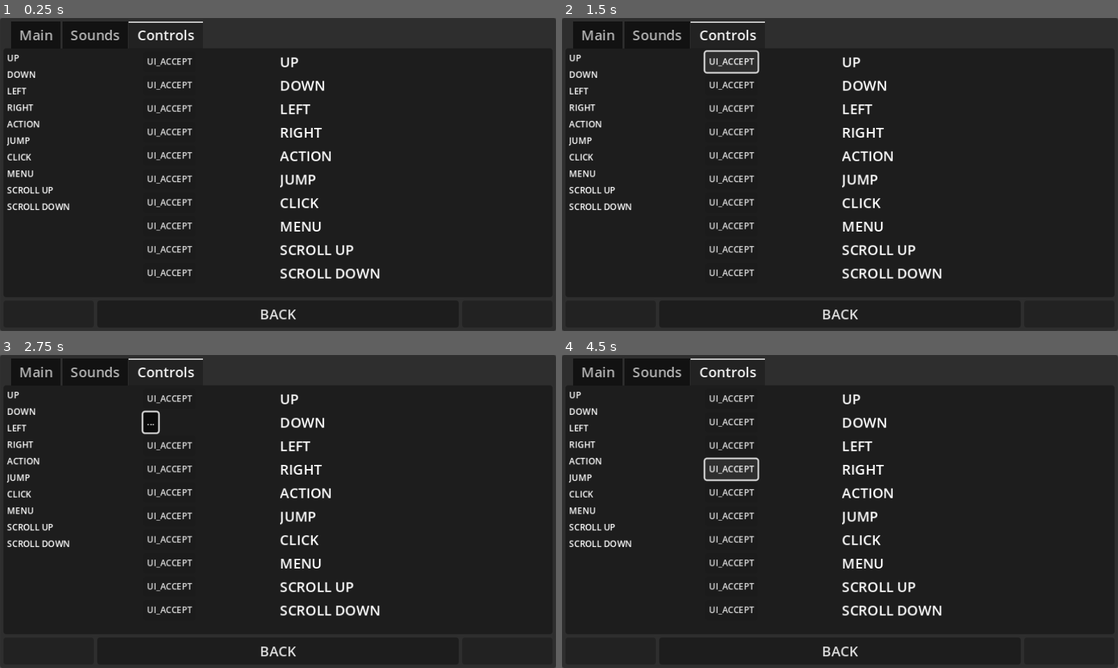
Above: before the commit, frames 1-4 (two rows, left to right).
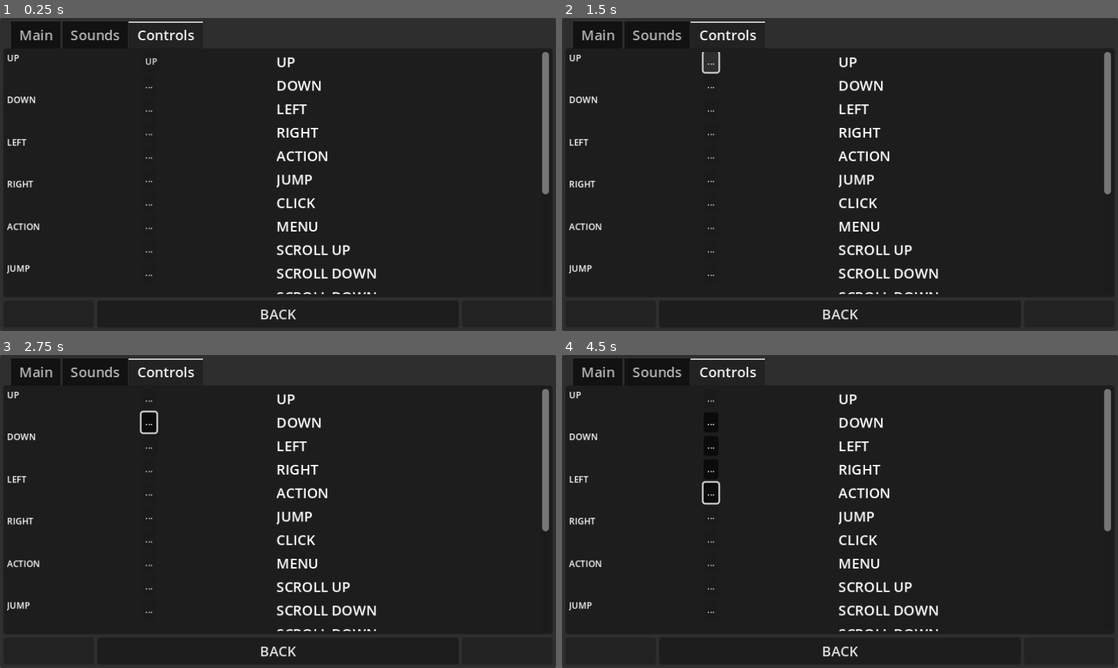
Above: after the commit, the same moments.

Repository: PlayDieRepeat/gmtk_2024
Game: Godot game, scene res://scenes/menus/options_menu.tscn
Same seed, same stepped clock (60 frames per second), same inputs: the game is played once before the commit and once after it. This scene is started directly instead of the project's main scene. Sound files missing from this copy of the repository are replaced by a short silence.
Inputs:
- Up to frame 1 (0.25 s): no input
- Up to frame 2 (1.5 s): click "UI_ACCEPT" (after the commit: "UP") at 0.5 s; click "..." at 1.25 s
- Up to frame 3 (2.75 s): click "UI_ACCEPT" (after the commit: "...") at 2 s
- Up to frame 4 (4.5 s): click "..." at 2.75 s; click "UI_ACCEPT" (after the commit: "...") at 3.5 s; click "..." at 4.25 s

The runs differ from the first frame. In frame 1, 4.9% of the frame differs, in the area x 1-99%, y 10-89%; in frame 2, 5.1%; in frame 3, 4.9%; in frame 4, 5.3%.
Error in both runs: Assertion failed: There was a problem trying to make a directory!! (res://scripts/_autoloads/elephant.gd:51)

Commit message:
Trying to tie in Brainiac with the options menu

Diff:
--- a/scenes/menus/options_menu.tscn
+++ b/scenes/menus/options_menu.tscn
@@ -64,220 +64,262 @@
 theme_override_constants/margin_right = 4
 theme_override_constants/margin_bottom = 4
 
-[node name="ControlsHBox" type="HBoxContainer" parent="Center/ARC/MarginContainer/MainVBox/Tabs/ControlsOptionsPanel/MarginContainer"]
-layout_mode = 2
-
-[node name="ScrollContainer" type="ScrollContainer" parent="Center/ARC/MarginContainer/MainVBox/Tabs/ControlsOptionsPanel/MarginContainer/ControlsHBox"]
-layout_mode = 2
-size_flags_horizontal = 3
-size_flags_stretch_ratio = 0.25
-
-[node name="KnMVBoxActions" type="VBoxContainer" parent="Center/ARC/MarginContainer/MainVBox/Tabs/ControlsOptionsPanel/MarginContainer/ControlsHBox/ScrollContainer"]
-layout_mode = 2
-size_flags_horizontal = 3
-size_flags_stretch_ratio = 0.25
-
-[node name="UPKnMLabel" type="RichTextLabel" parent="Center/ARC/MarginContainer/MainVBox/Tabs/ControlsOptionsPanel/MarginContainer/ControlsHBox/ScrollContainer/KnMVBoxActions"]
+[node name="ScrollContainer" type="ScrollContainer" parent="Center/ARC/MarginContainer/MainVBox/Tabs/ControlsOptionsPanel/MarginContainer"]
+layout_mode = 2
+size_flags_horizontal = 3
+size_flags_stretch_ratio = 0.25
+
+[node name="ControlsHBox" type="HBoxContainer" parent="Center/ARC/MarginContainer/MainVBox/Tabs/ControlsOptionsPanel/MarginContainer/ScrollContainer"]
+layout_mode = 2
+size_flags_horizontal = 3
+size_flags_vertical = 3
+
+[node name="KnMVBoxActions" type="VBoxContainer" parent="Center/ARC/MarginContainer/MainVBox/Tabs/ControlsOptionsPanel/MarginContainer/ScrollContainer/ControlsHBox"]
+layout_mode = 2
+size_flags_horizontal = 3
+size_flags_stretch_ratio = 0.25
+
+[node name="UPKnMLabel" type="RichTextLabel" parent="Center/ARC/MarginContainer/MainVBox/Tabs/ControlsOptionsPanel/MarginContainer/ScrollContainer/ControlsHBox/KnMVBoxActions"]
 layout_mode = 2
 size_flags_vertical = 3
 theme_override_font_sizes/normal_font_size = 10
 text = "UP"
 fit_content = true
 
-[node name="DOWNKnMLabel" type="RichTextLabel" parent="Center/ARC/MarginContainer/MainVBox/Tabs/ControlsOptionsPanel/MarginContainer/ControlsHBox/ScrollContainer/KnMVBoxActions"]
+[node name="DOWNKnMLabel" type="RichTextLabel" parent="Center/ARC/MarginContainer/MainVBox/Tabs/ControlsOptionsPanel/MarginContainer/ScrollContainer/ControlsHBox/KnMVBoxActions"]
 layout_mode = 2
 size_flags_vertical = 3
 theme_override_font_sizes/normal_font_size = 10
 text = "DOWN"
 fit_content = true
 
-[node name="LEFTKnMLabel" type="RichTextLabel" parent="Center/ARC/MarginContainer/MainVBox/Tabs/ControlsOptionsPanel/MarginContainer/ControlsHBox/ScrollContainer/KnMVBoxActions"]
+[node name="LEFTKnMLabel" type="RichTextLabel" parent="Center/ARC/MarginContainer/MainVBox/Tabs/ControlsOptionsPanel/MarginContainer/ScrollContainer/ControlsHBox/KnMVBoxActions"]
 layout_mode = 2
 size_flags_vertical = 3
 theme_override_font_sizes/normal_font_size = 10
 text = "LEFT"
 fit_content = true
 
-[node name="RIGHTKnMLabel" type="RichTextLabel" parent="Center/ARC/MarginContainer/MainVBox/Tabs/ControlsOptionsPanel/MarginContainer/ControlsHBox/ScrollContainer/KnMVBoxActions"]
+[node name="RIGHTKnMLabel" type="RichTextLabel" parent="Center/ARC/MarginContainer/MainVBox/Tabs/ControlsOptionsPanel/MarginContainer/ScrollContainer/ControlsHBox/KnMVBoxActions"]
 layout_mode = 2
 size_flags_vertical = 3
 theme_override_font_sizes/normal_font_size = 10
 text = "RIGHT"
 fit_content = true
 
-[node name="ACTIONKnMLabel" type="RichTextLabel" parent="Center/ARC/MarginContainer/MainVBox/Tabs/ControlsOptionsPanel/MarginContainer/ControlsHBox/ScrollContainer/KnMVBoxActions"]
+[node name="ACTIONKnMLabel" type="RichTextLabel" parent="Center/ARC/MarginContainer/MainVBox/Tabs/ControlsOptionsPanel/MarginContainer/ScrollContainer/ControlsHBox/KnMVBoxActions"]
 layout_mode = 2
 size_flags_vertical = 3
 theme_override_font_sizes/normal_font_size = 10
 text = "ACTION"
 fit_content = true
 
-[node name="JUMPKnMLabel" type="RichTextLabel" parent="Center/ARC/MarginContainer/MainVBox/Tabs/ControlsOptionsPanel/MarginContainer/ControlsHBox/ScrollContainer/KnMVBoxActions"]
+[node name="JUMPKnMLabel" type="RichTextLabel" parent="Center/ARC/MarginContainer/MainVBox/Tabs/ControlsOptionsPanel/MarginContainer/ScrollContainer/ControlsHBox/KnMVBoxActions"]
 layout_mode = 2
 size_flags_vertical = 3
 theme_override_font_sizes/normal_font_size = 10
 text = "JUMP"
 fit_content = true
 
-[node name="CLICKKnMLabel" type="RichTextLabel" parent="Center/ARC/MarginContainer/MainVBox/Tabs/ControlsOptionsPanel/MarginContainer/ControlsHBox/ScrollContainer/KnMVBoxActions"]
+[node name="CLICKKnMLabel" type="RichTextLabel" parent="Center/ARC/MarginContainer/MainVBox/Tabs/ControlsOptionsPanel/MarginContainer/ScrollContainer/ControlsHBox/KnMVBoxActions"]
 layout_mode = 2
 size_flags_vertical = 3
 theme_override_font_sizes/normal_font_size = 10
 text = "CLICK"
 fit_content = true
 
-[node name="MENUKnMLabel" type="RichTextLabel" parent="Center/ARC/MarginContainer/MainVBox/Tabs/ControlsOptionsPanel/MarginContainer/ControlsHBox/ScrollContainer/KnMVBoxActions"]
+[node name="MENUKnMLabel" type="RichTextLabel" parent="Center/ARC/MarginContainer/MainVBox/Tabs/ControlsOptionsPanel/MarginContainer/ScrollContainer/ControlsHBox/KnMVBoxActions"]
 layout_mode = 2
 size_flags_vertical = 3
 theme_override_font_sizes/normal_font_size = 10
 text = "MENU"
 fit_content = true
 
-[node name="SCROLLUPKnMLabel9" type="RichTextLabel" parent="Center/ARC/MarginContainer/MainVBox/Tabs/ControlsOptionsPanel/MarginContainer/ControlsHBox/ScrollContainer/KnMVBoxActions"]
+[node name="SCROLLUPKnMLabel9" type="RichTextLabel" parent="Center/ARC/MarginContainer/MainVBox/Tabs/ControlsOptionsPanel/MarginContainer/ScrollContainer/ControlsHBox/KnMVBoxActions"]
 layout_mode = 2
 size_flags_vertical = 3
 theme_override_font_sizes/normal_font_size = 10
 text = "SCROLL UP"
 fit_content = true
 
-[node name="SCROLLDOWNKnMLabel10" type="RichTextLabel" parent="Center/ARC/MarginContainer/MainVBox/Tabs/ControlsOptionsPanel/MarginContainer/ControlsHBox/ScrollContainer/KnMVBoxActions"]
-layout_mode = 2
-size_flags_vertical = 3
-theme_override_font_sizes/normal_font_size = 10
-text = "SCROLL DOWN"
-fit_content = true
-
-[node name="KnMVBoxKeys" type="VBoxContainer" parent="Center/ARC/MarginContainer/MainVBox/Tabs/ControlsOptionsPanel/MarginContainer/ControlsHBox"]
-layout_mode = 2
-size_flags_horizontal = 3
-size_flags_stretch_ratio = 0.25
-
-[node name="RemapInputButton" parent="Center/ARC/MarginContainer/MainVBox/Tabs/ControlsOptionsPanel/MarginContainer/ControlsHBox/KnMVBoxKeys" instance=ExtResource("2_uh3vg")]
+[node name="SCROLLDOWNKnMLabel10" type="RichTextLabel" parent="Center/ARC/MarginContainer/MainVBox/Tabs/ControlsOptionsPanel/MarginContainer/ScrollContainer/ControlsHBox/KnMVBoxActions"]
+layout_mode = 2
+size_flags_vertical = 3
+theme_override_font_sizes/normal_font_size = 10
+text = "SCROLL DOWN"
+fit_content = true
+
+[node name="KnMVBoxKeys" type="VBoxContainer" parent="Center/ARC/MarginContainer/MainVBox/Tabs/ControlsOptionsPanel/MarginContainer/ScrollContainer/ControlsHBox"]
+layout_mode = 2
+size_flags_horizontal = 3
+size_flags_stretch_ratio = 0.25
+
+[node name="RemapInputButton" parent="Center/ARC/MarginContainer/MainVBox/Tabs/ControlsOptionsPanel/MarginContainer/ScrollContainer/ControlsHBox/KnMVBoxKeys" instance=ExtResource("2_uh3vg")]
 layout_mode = 2
 size_flags_horizontal = 0
 size_flags_vertical = 0
 theme_override_font_sizes/font_size = 10
 text = "UP"
 
-[node name="RemapInputButton2" parent="Center/ARC/MarginContainer/MainVBox/Tabs/ControlsOptionsPanel/MarginContainer/ControlsHBox/KnMVBoxKeys" instance=ExtResource("2_uh3vg")]
-layout_mode = 2
-size_flags_horizontal = 0
-size_flags_vertical = 0
-theme_override_font_sizes/font_size = 10
-text = "..."
-
-[node name="RemapInputButton3" parent="Center/ARC/MarginContainer/MainVBox/Tabs/ControlsOptionsPanel/MarginContainer/ControlsHBox/KnMVBoxKeys" instance=ExtResource("2_uh3vg")]
-layout_mode = 2
-size_flags_horizontal = 0
-size_flags_vertical = 0
-theme_override_font_sizes/font_size = 10
-text = "..."
-
-[node name="RemapInputButton4" parent="Center/ARC/MarginContainer/MainVBox/Tabs/ControlsOptionsPanel/MarginContainer/ControlsHBox/KnMVBoxKeys" instance=ExtResource("2_uh3vg")]
-layout_mode = 2
-size_flags_horizontal = 0
-size_flags_vertical = 0
-theme_override_font_sizes/font_size = 10
-text = "..."
-
-[node name="RemapInputButton5" parent="Center/ARC/MarginContainer/MainVBox/Tabs/ControlsOptionsPanel/MarginContainer/ControlsHBox/KnMVBoxKeys" instance=ExtResource("2_uh3vg")]
-layout_mode = 2
-size_flags_horizontal = 0
-size_flags_vertical = 0
-theme_override_font_sizes/font_size = 10
-text = "..."
-
-[node name="RemapInputButton6" parent="Center/ARC/MarginContainer/MainVBox/Tabs/ControlsOptionsPanel/MarginContainer/ControlsHBox/KnMVBoxKeys" instance=ExtResource("2_uh3vg")]
-layout_mode = 2
-size_flags_horizontal = 0
-size_flags_vertical = 0
-theme_override_font_sizes/font_size = 10
-text = "..."
-
-[node name="RemapInputButton7" parent="Center/ARC/MarginContainer/MainVBox/Tabs/ControlsOptionsPanel/MarginContainer/ControlsHBox/KnMVBoxKeys" instance=ExtResource("2_uh3vg")]
-layout_mode = 2
-size_flags_horizontal = 0
-size_flags_vertical = 0
-theme_override_font_sizes/font_size = 10
-text = "..."
-
-[node name="RemapInputButton8" parent="Center/ARC/MarginContainer/MainVBox/Tabs/ControlsOptionsPanel/MarginContainer/ControlsHBox/KnMVBoxKeys" instance=ExtResource("2_uh3vg")]
-layout_mode = 2
-size_flags_horizontal = 0
-size_flags_vertical = 0
-theme_override_font_sizes/font_size = 10
-text = "..."
-
-[node name="RemapInputButton9" parent="Center/ARC/MarginContainer/MainVBox/Tabs/ControlsOptionsPanel/MarginContainer/ControlsHBox/KnMVBoxKeys" instance=ExtResource("2_uh3vg")]
-layout_mode = 2
-size_flags_horizontal = 0
-size_flags_vertical = 0
-theme_override_font_sizes/font_size = 10
-text = "..."
-
-[node name="RemapInputButton10" parent="Center/ARC/MarginContainer/MainVBox/Tabs/ControlsOptionsPanel/MarginContainer/ControlsHBox/KnMVBoxKeys" instance=ExtResource("2_uh3vg")]
-layout_mode = 2
-size_flags_horizontal = 0
-size_flags_vertical = 0
-theme_override_font_sizes/font_size = 10
-text = "..."
-
-[node name="GpadVBoxActions" type="VBoxContainer" parent="Center/ARC/MarginContainer/MainVBox/Tabs/ControlsOptionsPanel/MarginContainer/ControlsHBox"]
-layout_mode = 2
-size_flags_horizontal = 3
-size_flags_stretch_ratio = 0.25
-
-[node name="UPGPLabel" type="RichTextLabel" parent="Center/ARC/MarginContainer/MainVBox/Tabs/ControlsOptionsPanel/MarginContainer/ControlsHBox/GpadVBoxActions"]
+[node name="RemapInputButton2" parent="Center/ARC/MarginContainer/MainVBox/Tabs/ControlsOptionsPanel/MarginContainer/ScrollContainer/ControlsHBox/KnMVBoxKeys" instance=ExtResource("2_uh3vg")]
+layout_mode = 2
+size_flags_horizontal = 0
+size_flags_vertical = 0
+theme_override_font_sizes/font_size = 10
+text = "..."
+
+[node name="RemapInputButton3" parent="Center/ARC/MarginContainer/MainVBox/Tabs/ControlsOptionsPanel/MarginContainer/ScrollContainer/ControlsHBox/KnMVBoxKeys" instance=ExtResource("2_uh3vg")]
+layout_mode = 2
+size_flags_horizontal = 0
+size_flags_vertical = 0
+theme_override_font_sizes/font_size = 10
+text = "..."
+
+[node name="RemapInputButton4" parent="Center/ARC/MarginContainer/MainVBox/Tabs/ControlsOptionsPanel/MarginContainer/ScrollContainer/ControlsHBox/KnMVBoxKeys" instance=ExtResource("2_uh3vg")]
+layout_mode = 2
+size_flags_horizontal = 0
+size_flags_vertical = 0
+theme_override_font_sizes/font_size = 10
+text = "..."
+
+[node name="RemapInputButton5" parent="Center/ARC/MarginContainer/MainVBox/Tabs/ControlsOptionsPanel/MarginContainer/ScrollContainer/ControlsHBox/KnMVBoxKeys" instance=ExtResource("2_uh3vg")]
+layout_mode = 2
+size_flags_horizontal = 0
+size_flags_vertical = 0
+theme_override_font_sizes/font_size = 10
+text = "..."
+
+[node name="RemapInputButton6" parent="Center/ARC/MarginContainer/MainVBox/Tabs/ControlsOptionsPanel/MarginContainer/ScrollContainer/ControlsHBox/KnMVBoxKeys" instance=ExtResource("2_uh3vg")]
+layout_mode = 2
+size_flags_horizontal = 0
+size_flags_vertical = 0
+theme_override_font_sizes/font_size = 10
+text = "..."
+
+[node name="RemapInputButton7" parent="Center/ARC/MarginContainer/MainVBox/Tabs/ControlsOptionsPanel/MarginContainer/ScrollContainer/ControlsHBox/KnMVBoxKeys" instance=ExtResource("2_uh3vg")]
+layout_mode = 2
+size_flags_horizontal = 0
+size_flags_vertical = 0
+theme_override_font_sizes/font_size = 10
+text = "..."
+
+[node name="RemapInputButton8" parent="Center/ARC/MarginContainer/MainVBox/Tabs/ControlsOptionsPanel/MarginContainer/ScrollContainer/ControlsHBox/KnMVBoxKeys" instance=ExtResource("2_uh3vg")]
+layout_mode = 2
+size_flags_horizontal = 0
+size_flags_vertical = 0
+theme_override_font_sizes/font_size = 10
+text = "..."
+
+[node name="RemapInputButton9" parent="Center/ARC/MarginContainer/MainVBox/Tabs/ControlsOptionsPanel/MarginContainer/ScrollContainer/ControlsHBox/KnMVBoxKeys" instance=ExtResource("2_uh3vg")]
+layout_mode = 2
+size_flags_horizontal = 0
+size_flags_vertical = 0
+theme_override_font_sizes/font_size = 10
+text = "..."
+
+[node name="RemapInputButton10" parent="Center/ARC/MarginContainer/MainVBox/Tabs/ControlsOptionsPanel/MarginContainer/ScrollContainer/ControlsHBox/KnMVBoxKeys" instance=ExtResource("2_uh3vg")]
+layout_mode = 2
+size_flags_horizontal = 0
+size_flags_vertical = 0
+theme_override_font_sizes/font_size = 10
+text = "..."
+
+[node name="GpadVBoxActions" type="VBoxContainer" parent="Center/ARC/MarginContainer/MainVBox/Tabs/ControlsOptionsPanel/MarginContainer/ScrollContainer/ControlsHBox"]
+layout_mode = 2
+size_flags_horizontal = 3
+size_flags_stretch_ratio = 0.25
+
+[node name="UPGPLabel" type="RichTextLabel" parent="Center/ARC/MarginContainer/MainVBox/Tabs/ControlsOptionsPanel/MarginContainer/ScrollContainer/ControlsHBox/GpadVBoxActions"]
 layout_mode = 2
 text = "UP"
 fit_content = true
 
-[node name="DOWNGPLabel" type="RichTextLabel" parent="Center/ARC/MarginContainer/MainVBox/Tabs/ControlsOptionsPanel/MarginContainer/ControlsHBox/GpadVBoxActions"]
+[node name="DOWNGPLabel" type="RichTextLabel" parent="Center/ARC/MarginContainer/MainVBox/Tabs/ControlsOptionsPanel/MarginContainer/ScrollContainer/ControlsHBox/GpadVBoxActions"]
 layout_mode = 2
 text = "DOWN"
 fit_content = true
 
-[node name="LEFTGPLabel" type="RichTextLabel" parent="Center/ARC/MarginContainer/MainVBox/Tabs/ControlsOptionsPanel/MarginContainer/ControlsHBox/GpadVBoxActions"]
+[node name="LEFTGPLabel" type="RichTextLabel" parent="Center/ARC/MarginContainer/MainVBox/Tabs/ControlsOptionsPanel/MarginContainer/ScrollContainer/ControlsHBox/GpadVBoxActions"]
 layout_mode = 2
 text = "LEFT"
 fit_content = true
 
-[node name="RIGHTGPLabel" type="RichTextLabel" parent="Center/ARC/MarginContainer/MainVBox/Tabs/ControlsOptionsPanel/MarginContainer/ControlsHBox/GpadVBoxActions"]
+[node name="RIGHTGPLabel" type="RichTextLabel" parent="Center/ARC/MarginContainer/MainVBox/Tabs/ControlsOptionsPanel/MarginContainer/ScrollContainer/ControlsHBox/GpadVBoxActions"]
 layout_mode = 2
 text = "RIGHT"
 fit_content = true
 
-[node name="ACTIONGPLabel" type="RichTextLabel" parent="Center/ARC/MarginContainer/MainVBox/Tabs/ControlsOptionsPanel/MarginContainer/ControlsHBox/GpadVBoxActions"]
+[node name="ACTIONGPLabel" type="RichTextLabel" parent="Center/ARC/MarginContainer/MainVBox/Tabs/ControlsOptionsPanel/MarginContainer/ScrollContainer/ControlsHBox/GpadVBoxActions"]
 layout_mode = 2
 text = "ACTION"
 fit_content = true
 
-[node name="JUMPGPLabel" type="RichTextLabel" parent="Center/ARC/MarginContainer/MainVBox/Tabs/ControlsOptionsPanel/MarginContainer/ControlsHBox/GpadVBoxActions"]
+[node name="JUMPGPLabel" type="RichTextLabel" parent="Center/ARC/MarginContainer/MainVBox/Tabs/ControlsOptionsPanel/MarginContainer/ScrollContainer/ControlsHBox/GpadVBoxActions"]
 layout_mode = 2
 text = "JUMP"
 fit_content = true
 
-[node name="CLICKGPLabel" type="RichTextLabel" parent="Center/ARC/MarginContainer/MainVBox/Tabs/ControlsOptionsPanel/MarginContainer/ControlsHBox/GpadVBoxActions"]
+[node name="CLICKGPLabel" type="RichTextLabel" parent="Center/ARC/MarginContainer/MainVBox/Tabs/ControlsOptionsPanel/MarginContainer/ScrollContainer/ControlsHBox/GpadVBoxActions"]
 layout_mode = 2
 text = "CLICK"
 fit_content = true
 
-[node name="MENUGPLabel" type="RichTextLabel" parent="Center/ARC/MarginContainer/MainVBox/Tabs/ControlsOptionsPanel/MarginContainer/ControlsHBox/GpadVBoxActions"]
+[node name="MENUGPLabel" type="RichTextLabel" parent="Center/ARC/MarginContainer/MainVBox/Tabs/ControlsOptionsPanel/MarginContainer/ScrollContainer/ControlsHBox/GpadVBoxActions"]
 layout_mode = 2
 text = "MENU"
 fit_content = true
 
-[node name="SCROLLUPGPLabel" type="RichTextLabel" parent="Center/ARC/MarginContainer/MainVBox/Tabs/ControlsOptionsPanel/MarginContainer/ControlsHBox/GpadVBoxActions"]
+[node name="SCROLLUPGPLabel" type="RichTextLabel" parent="Center/ARC/MarginContainer/MainVBox/Tabs/ControlsOptionsPanel/MarginContainer/ScrollContainer/ControlsHBox/GpadVBoxActions"]
 layout_mode = 2
 text = "SCROLL UP"
 fit_content = true
 
-[node name="SCROLLDOWNGPLabel" type="RichTextLabel" parent="Center/ARC/MarginContainer/MainVBox/Tabs/ControlsOptionsPanel/MarginContainer/ControlsHBox/GpadVBoxActions"]
-layout_mode = 2
-text = "SCROLL DOWN"
-fit_content = true
-
-[node name="GpadVBoxKeys" type="VBoxContainer" parent="Center/ARC/MarginContainer/MainVBox/Tabs/ControlsOptionsPanel/MarginContainer/ControlsHBox"]
+[node name="SCROLLDOWNGPLabel" type="RichTextLabel" parent="Center/ARC/MarginContainer/MainVBox/Tabs/ControlsOptionsPanel/MarginContainer/ScrollContainer/ControlsHBox/GpadVBoxActions"]
+layout_mode = 2
+text = "SCROLL DOWN"
+fit_content = true
+
+[node name="SCROLLDOWNGPLabel2" type="RichTextLabel" parent="Center/ARC/MarginContainer/MainVBox/Tabs/ControlsOptionsPanel/MarginContainer/ScrollContainer/ControlsHBox/GpadVBoxActions"]
+layout_mode = 2
+text = "SCROLL DOWN"
+fit_content = true
+
+[node name="SCROLLDOWNGPLabel3" type="RichTextLabel" parent="Center/ARC/MarginContainer/MainVBox/Tabs/ControlsOptionsPanel/MarginContainer/ScrollContainer/ControlsHBox/GpadVBoxActions"]
+layout_mode = 2
+text = "SCROLL DOWN"
+fit_content = true
+
+[node name="SCROLLDOWNGPLabel4" type="RichTextLabel" parent="Center/ARC/MarginContainer/MainVBox/Tabs/ControlsOptionsPanel/MarginContainer/ScrollContainer/ControlsHBox/GpadVBoxActions"]
+layout_mode = 2
+text = "SCROLL DOWN"
+fit_content = true
+
+[node name="SCROLLDOWNGPLabel5" type="RichTextLabel" parent="Center/ARC/MarginContainer/MainVBox/Tabs/ControlsOptionsPanel/MarginContainer/ScrollContainer/ControlsHBox/GpadVBoxActions"]
+layout_mode = 2
+text = "SCROLL DOWN"
+fit_content = true
+
+[node name="SCROLLDOWNGPLabel6" type="RichTextLabel" parent="Center/ARC/MarginContainer/MainVBox/Tabs/ControlsOptionsPanel/MarginContainer/ScrollContainer/ControlsHBox/GpadVBoxActions"]
+layout_mode = 2
+text = "SCROLL DOWN"
+fit_content = true
+
+[node name="SCROLLDOWNGPLabel7" type="RichTextLabel" parent="Center/ARC/MarginContainer/MainVBox/Tabs/ControlsOptionsPanel/MarginContainer/ScrollContainer/ControlsHBox/GpadVBoxActions"]
+layout_mode = 2
+text = "SCROLL DOWN"
+fit_content = true
+
+[node name="SCROLLDOWNGPLabel8" type="RichTextLabel" parent="Center/ARC/MarginContainer/MainVBox/Tabs/ControlsOptionsPanel/MarginContainer/ScrollContainer/ControlsHBox/GpadVBoxActions"]
+layout_mode = 2
+text = "SCROLL DOWN"
+fit_content = true
+
+[node name="SCROLLDOWNGPLabel9" type="RichTextLabel" parent="Center/ARC/MarginContainer/MainVBox/Tabs/ControlsOptionsPanel/MarginContainer/ScrollContainer/ControlsHBox/GpadVBoxActions"]
+layout_mode = 2
+text = "SCROLL DOWN"
+fit_content = true
+
+[node name="GpadVBoxKeys" type="VBoxContainer" parent="Center/ARC/MarginContainer/MainVBox/Tabs/ControlsOptionsPanel/MarginContainer/ScrollContainer/ControlsHBox"]
 layout_mode = 2
 size_flags_horizontal = 3
 size_flags_stretch_ratio = 0.25
--- a/scripts/_autoloads/braniac.gd
+++ b/scripts/_autoloads/braniac.gd
@@ -17,6 +17,7 @@
 var debug_menu: Node
 var all_input_actions: Array[StringName]
 var custom_input_actions: Array[StringName]
+var custom_input_action_events := {}
 
 signal back_to_start_from_pause_menu
 signal game_state_has_changed(p_state: String)
@@ -28,6 +29,7 @@
 func _ready() -> void:
 	assert(debug_menu_packed != null, "Debug menu not set!!")
 	Input.joy_connection_changed.connect(_on_joy_connection_changed)
+	set_process_unhandled_input(false)
 	if Elephant.is_debug_build == true:
 		debug_menu = debug_menu_packed.instantiate()
 		add_child(debug_menu)
@@ -38,6 +40,9 @@
 	for action in all_input_actions:
 		if !action.begins_with("ui_"):
 			custom_input_actions.append(action)
+	for action in custom_input_actions:
+		for event in InputMap.action_get_events(action):
+			custom_input_action_events.get(action, InputEvent)
 
 func _on_joy_connection_changed(device: int, connected: bool) -> void:
 	_get_gamepads()
@@ -118,6 +123,9 @@
 			if gamepad_detected:
 				_device_reconnected()
 
+func _unhandled_input(event: InputEvent) -> void:
+	pass
+
 func set_menu_state() -> void:
 	if input_state != InputState.MENU_STATE:
 		last_input_state = input_state
@@ -202,13 +210,10 @@
 		InputState.RECONNECT_STATE:
 			last_input_func = set_reconnect_state
 
-func _check_if_action_exists(StringName) -> bool:
-	if true:
-		return true
-	else:
-		return false
-
-func change_event_on_action(p_event_to_chsnge: StringName) -> bool:
+func change_event_on_action(p_action: StringName, p_event: InputEvent) -> bool:
+	InputMap.action_erase_event(p_action, p_event)
+	set_process_unhandled_input(true)
+	InputMap.action_add_event(p_action, p_event)
 	return true
 
 func _set_input_action_mapping_to_default() -> void:
--- a/scripts/menus/utility/remap_input_button.gd
+++ b/scripts/menus/utility/remap_input_button.gd
@@ -1,17 +1,22 @@
 extends Button
 
 @export var action := "UP"
+var current_key : InputEvent
 
 func _ready() -> void:
 	set_process_unhandled_key_input(false)
+	update_key()
 	display_key()
 
 func display_key() -> void:
-	text = "%s" % InputMap.get_actions()[0].to_upper()
+	pass #text = current_key
+
+func update_key() -> void:
+	pass# current_key = "%s" % InputMap.get_actions()[0].to_upper()
 
 func _on_toggled(p_toggled_on: bool) -> void:
-	set_process_unhandled_key_input(p_toggled_on)
 	if p_toggled_on == true:
+		#Brainiac.change_event_on_action()
 		text = "..."
 	else:
 		display_key()
